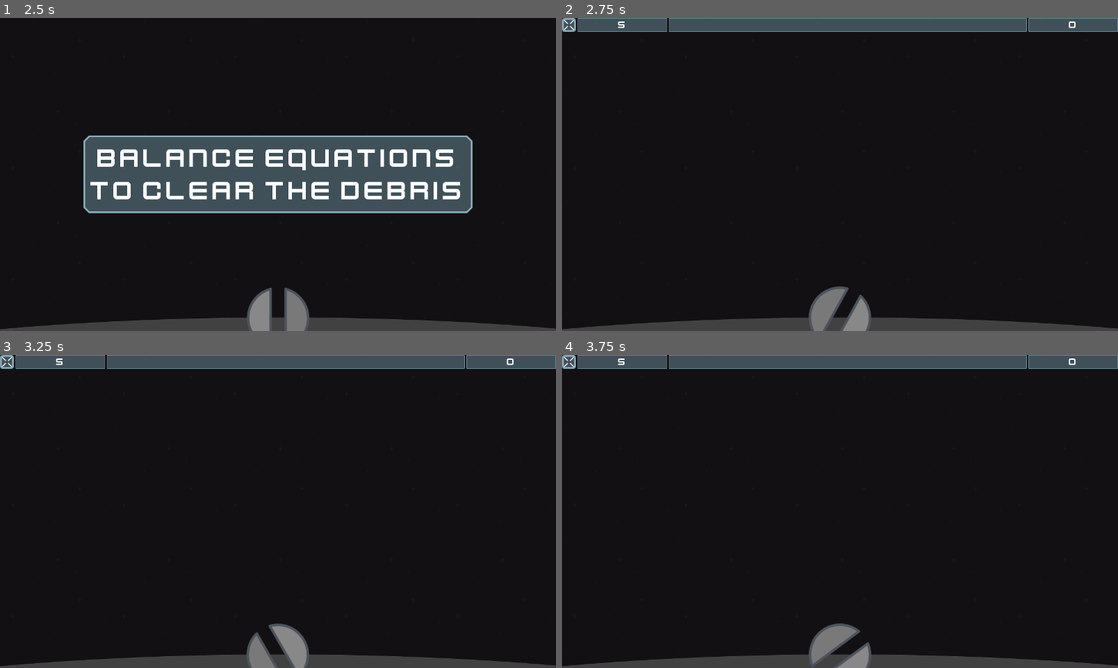
Above: before the commit, frames 1-4 (two rows, left to right).
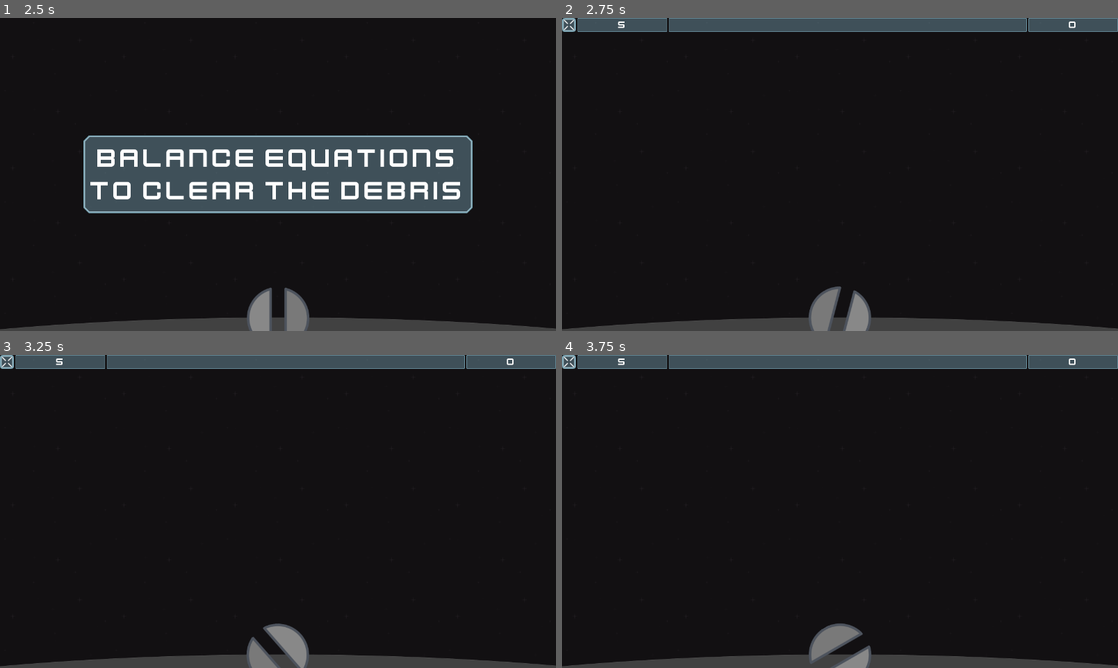
Above: after the commit, the same moments.

Repository: caleb-vincent/space-math
Game: Godot game, scene res://Debris/Debris.tscn
The game is run twice, just before and just after one commit, with the same random seed, the same clock (stepped at 60 frames per second) and the same inputs. This scene is started directly instead of the project's main scene.
Inputs (mouse positions are in pixels of both pictures, inside the frame that each line leads up to):
- Up to frame 1 (2.5 s): tap Enter at 0.5, 2 s; move the mouse to (400, 158) at 0.52 s; click (400, 158) at 0.67 s; tap Space at 1.25 s; drag from (166, 190) to (250, 237) at 1.27 s; move the mouse to (333, 105) at 2.02 s; click (333, 105) at 2.17 s
- Up to frame 2 (2.75 s): no input
- Up to frame 3 (3.25 s): drag from (250, 574) to (111, 464) at 2.77 s
- Up to frame 4 (3.75 s): tap Space at 3.5 s; move the mouse to (1006, 558) at 3.52 s; click (1006, 558) at 3.67 s

Frame 1 is identical in both runs. In frame 2, 0.3% of the frame differs, in the area x 44-54%, y 85-100%; in frame 3, 0.2%; in frame 4, 0.2%.
Error in both runs: Invalid get index 'minAnswer' (on base: 'Nil').

Commit message:
Correct Debris turret angle

Diff:
--- a/Debris/Debris.tscn
+++ b/Debris/Debris.tscn
@@ -35,10 +35,9 @@
 	if Input.is_action_just_released(\"ui_accept\") || Input.is_action_just_released(\"game_click\"):
 		_fire()
 	if $FireTimer.wait_time - $FireTimer.time_left > 0.25:
-		# TODO: This math is wrong.
-		var target = get_viewport().get_mouse_position() - $FirePosition.position
+		var target = get_viewport().get_mouse_position()
 		var angle = $FirePosition.position.angle_to_point(target)
-		$SpaceStation/Sprite.rotation = angle * PI
+		$SpaceStation/Sprite.rotation = angle + (PI/2)
 
 
 func _ready() -> void:
--- a/Debris/DebrisPiece.gd
+++ b/Debris/DebrisPiece.gd
@@ -103,7 +103,7 @@
 	yield(self, "tree_exited")
 
 
-func connectTo(p : PhysicsBody2D) -> void:
+func connectTo(p : DebrisPiece) -> void:
 	_setIsProjectile(false)
 	p._setIsProjectile(false)
 	if p.leader == null && p.follower != null:
